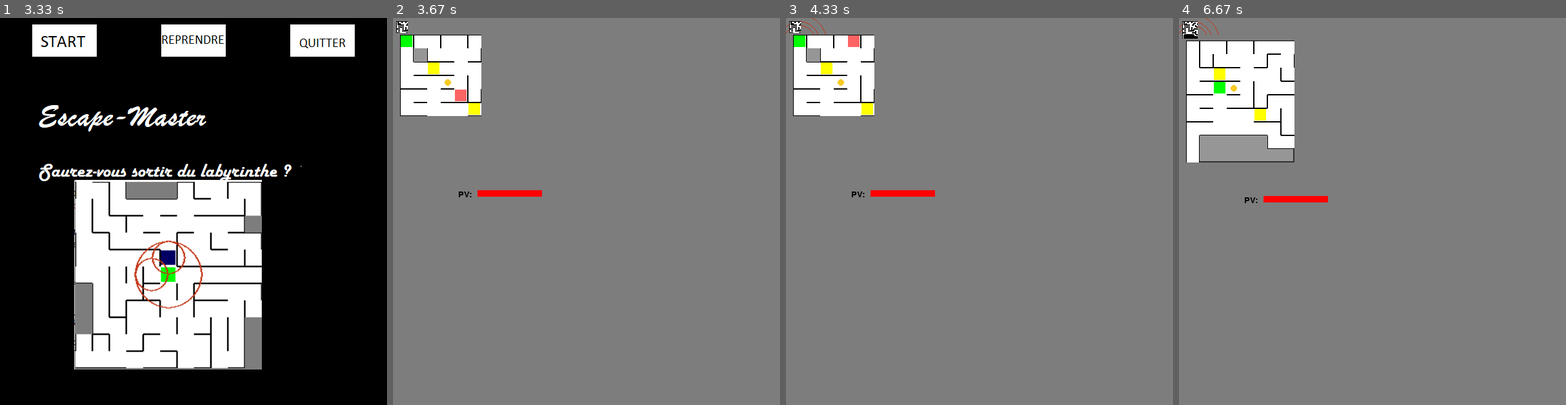
Above: before the commit, frames 1-4 (left to right).
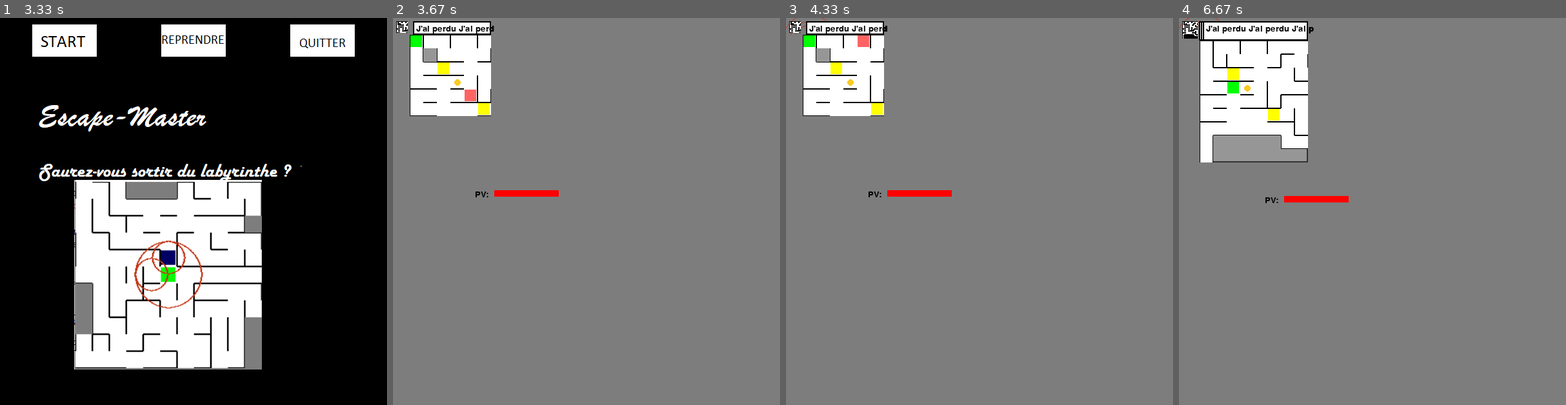
Above: after the commit, the same moments.

Repository: MartinRB45534/Escape
Game: pygame game, started from testsouris.py
The game is run twice, just before and just after one commit, with the same random seed, the same clock (stepped at 60 frames per second) and the same inputs.
Inputs (mouse positions are in pixels of both pictures, inside the frame that each line leads up to):
- Up to frame 1 (3.33 s): no input
- Up to frame 2 (3.67 s): click (458, 41) at 3.53 s
- Up to frame 3 (4.33 s): tap Space at 3.8, 4.2 s; hold Up from 4.13 s (still down)
- Up to frame 4 (6.67 s): tap Space at 4.5, 5.03, 5.33, 5.7, 6.1, 6.4, 6.6 s; release Up at 4.6 s; move the mouse to (1418, 246) at 4.63 s; click (1418, 246) at 4.68 s; hold Right 4.97-5.6 s; tap A at 5.12 s; hold Down 5.63-6 s; tap I at 5.78 s; hold Left 6.03-6.5 s; hold Right from 6.53 s (still down)

Frame 1 is identical in both runs. In frame 2, 2.8% of the frame differs, in the area x 1-43%, y 0-47%; in frame 3, 2.9%; in frame 4, 5.2%, in the area x 0-44%, y 0-48%.

Commit message:
Ajout d'une fenetre de dialogue basique
les diverses bugs graphiques sont laissés à cause de la minimap

Diff:
--- a/Affichage.py
+++ b/Affichage.py
@@ -7,6 +7,7 @@
 from Potion import *
 from Evenement import *
 from Animation import *
+from Replique import *
 
 class Affichage:
     def __init__(self,screen,mode_affichage,LARGEUR_CASE,LARGEUR_MUR,largeur_lab,hauteur_lab):
@@ -28,6 +29,8 @@
         self.affiche_precedent = None
         #liste des animations
         self.animations=[]
+        #dialogue courant
+        self.diag_cour = Replique("J'ai perdu J'ai perdu J'ai perdu J'ai perdu J'ai perdu J'ai perdu J'ai perdu J'ai perdu J'ai perdu J'ai perdu J'ai perdu J'ai perdu J'ai perdu J'ai perdu J'ai perdu J'ai perdu ",20)
     def dessine_frame(self,joueur,labyrinthe,entitees,evenements):
         """
         Fonction qui dessine une frame
@@ -64,7 +67,7 @@
         largeur_vue=joueur.largeur_vue
         hauteur_vue=joueur.hauteur_vue
         #on dessine le cadre autour du labyrinthe pour faire joli
-        limite_gauche = 11
+        limite_gauche = self.decalage_matrice[0]
         limite_droite = (self.LARGEUR_MUR+self.LARGEUR_CASE) * (largeur_vue + self.decalage_bord_largeur)
         limite_haute = self.hauteur_minimap
         limite_basse = (self.LARGEUR_MUR+self.LARGEUR_CASE) * (hauteur_vue + self.decalage_bord_hauteur)
@@ -98,23 +101,99 @@
             #on dessine la barre de vie du joueur
             pygame.draw.rect(self.screen, pygame.Color(255,0,0),(30,10,int(100*(joueur.pv/joueur.pv_max)),10))
         else:
-            self.screen.blit(text_pv,(joueur.largeur_vue*self.TAILLE_CASE-130,self.getBottomY(joueur.hauteur_vue)+10))
+            self.screen.blit(text_pv,(joueur.largeur_vue*self.TAILLE_CASE-130+self.decalage_matrice[0],self.getBottomY(joueur.hauteur_vue)+10))
             #on dessine la barre de vie du joueur
-            pygame.draw.rect(self.screen, pygame.Color(255,0,0),(joueur.largeur_vue*self.TAILLE_CASE-100,self.getBottomY(joueur.hauteur_vue)+10,int(100*(joueur.pv/joueur.pv_max)),10))
+            pygame.draw.rect(self.screen, pygame.Color(255,0,0),(joueur.largeur_vue*self.TAILLE_CASE-100+self.decalage_matrice[0],self.getBottomY(joueur.hauteur_vue)+10,int(100*(joueur.pv/joueur.pv_max)),10))
 
         #on dessine la minimap
         self.taille_minimap = joueur.minimap.decouvre(self.position_vue,self.mat_exploree,joueur.position)
         self.hauteur_minimap = self.taille_minimap[1] * 3 + 11
         self.largeur_minimap = self.taille_minimap[0] * 3 + 11
-        self.decalage_matrice=[11,self.hauteur_minimap]
+        self.decalage_matrice=[self.largeur_minimap,self.hauteur_minimap]
         if self.affiche == MINIMAP:
             joueur.affiche_minimap(self.screen)
         elif self.affiche == LABYRINTHE:
             joueur.redessine_minimap(self.screen,[5,5])
-
+            self.dessine_dialogue(joueur.largeur_vue)
         #on dessine l'inventaire
         if self.affiche == INVENTAIRE:
             joueur.affiche_inventaire(self.screen)
+    def dessine_dialogue(self, largeur_vue):
+        """
+        Fonction qui dessine le dialogue courant
+        Entrée:
+            -la largeur de la vue du joueur
+        """
+        largeur_bordure_externe = 2
+        largeur_bordure_interne = 5
+
+        limite_droite = (self.LARGEUR_MUR+self.LARGEUR_CASE) * (largeur_vue + self.decalage_bord_largeur)# + self.decalage_matrice[0]
+        #fond blanc
+        pygame.draw.rect(self.screen, pygame.Color(255,255,255),(self.decalage_matrice[0]+5,5,limite_droite-5,self.decalage_matrice[1]-5))
+        #bord noir
+        pygame.draw.rect(self.screen, pygame.Color(0,0,0),(self.decalage_matrice[0]+5,5,limite_droite-5,self.decalage_matrice[1]-5),largeur_bordure_externe)
+
+        #taille alouée aux texte
+        size_y = (self.decalage_matrice[1]-5-largeur_bordure_externe-largeur_bordure_interne)
+        size_x =(limite_droite-5-largeur_bordure_externe-largeur_bordure_interne)# - (self.decalage_matrice[0]+5)
+        size = [size_x, size_y]
+
+        curseur = [self.decalage_matrice[0]+5+largeur_bordure_interne,5+largeur_bordure_interne]
+
+        police_dialogue=pygame.font.SysFont(None, self.diag_cour.taille_ecriture)
+        largeur_police, hauteur_police = police_dialogue.size("a")
+        last_char = 0
+
+        for y in range(0,self.taille_max_colonne(self.diag_cour,police_dialogue,size_y)):
+            nb_chars = self.taille_max_ligne(self.diag_cour,police_dialogue,size_x,last_char)
+            text_replique = self.diag_cour.get_contenu(nb_chars)
+            text_dialogue = police_dialogue.render(text_replique,True,(0,0,0))
+            self.screen.blit(text_dialogue,curseur)
+            last_char += nb_chars
+            curseur[1] += hauteur_police
+
+
+        self.diag_cour.position_replique = 0
+
+    def taille_max_colonne(self,replique,police,taille_y):
+        """
+        Fonction qui calcule le nombre max de charactères que l'on
+        peut mettre sur une colonne
+        Entrées:
+            -la replique a afficher
+            -la police avec laquelle on affiche la replique
+            -la taille allouée en y
+        Sortie:
+            -le nombre de charactères max sur une colonne
+        """
+        largeur,hauteur = police.size(replique.contenu[0])
+
+        return int(taille_y/hauteur)
+
+    def taille_max_ligne(self,replique,police,taille_x,last_char):
+        """
+        Fonction qui calcule le nombre max de charactères que l'on
+        peut mettre sur une ligne
+        Entrées:
+            -la replique a afficher
+            -la police avec laquelle on affiche la replique
+            -la taille allouée en x
+            -le dernier charactère auquel on as pas touché
+        Sortie:
+            -le nombre de charactères max sur une ligne
+        """
+        nb_chars=0
+        i=last_char
+        contenu_rep=replique.contenu
+        taille_px=0
+
+        while i<len(contenu_rep) and taille_px<=taille_x:
+            largeur,hauteur = police.size(contenu_rep[i])
+            taille_px += largeur
+            nb_chars += 1
+            i += 1
+
+        return nb_chars
 
     def getBottomY(self,hauteur_vue):
         """
--- /dev/null
+++ b/Replique.py
@@ -0,0 +1,24 @@
+class Replique ():
+    def __init__(self,contenu,taille_ecriture):
+        self.contenu=contenu
+        self.taille_ecriture=taille_ecriture
+        #compteur interne déterminant ou l'on en est dans la réplique
+        self.position_replique=0
+    def get_contenu(self,nb_chars):
+        """
+        Fonction qui renvoie la suite de la réplique
+        Entrées:
+            -le nombre de caractères que l'on veut
+        Sorties:
+            -les prochains charactères de la chaine
+        """
+        chaine = ""
+        if self.position_replique < len(self.contenu):
+            if not(self.position_replique+nb_chars < len(self.contenu)):
+                nb_chars -= (self.position_replique+nb_chars-len(self.contenu))
+            chaine=self.contenu[self.position_replique : self.position_replique+nb_chars]
+
+            self.position_replique+=nb_chars
+
+
+        return chaine
